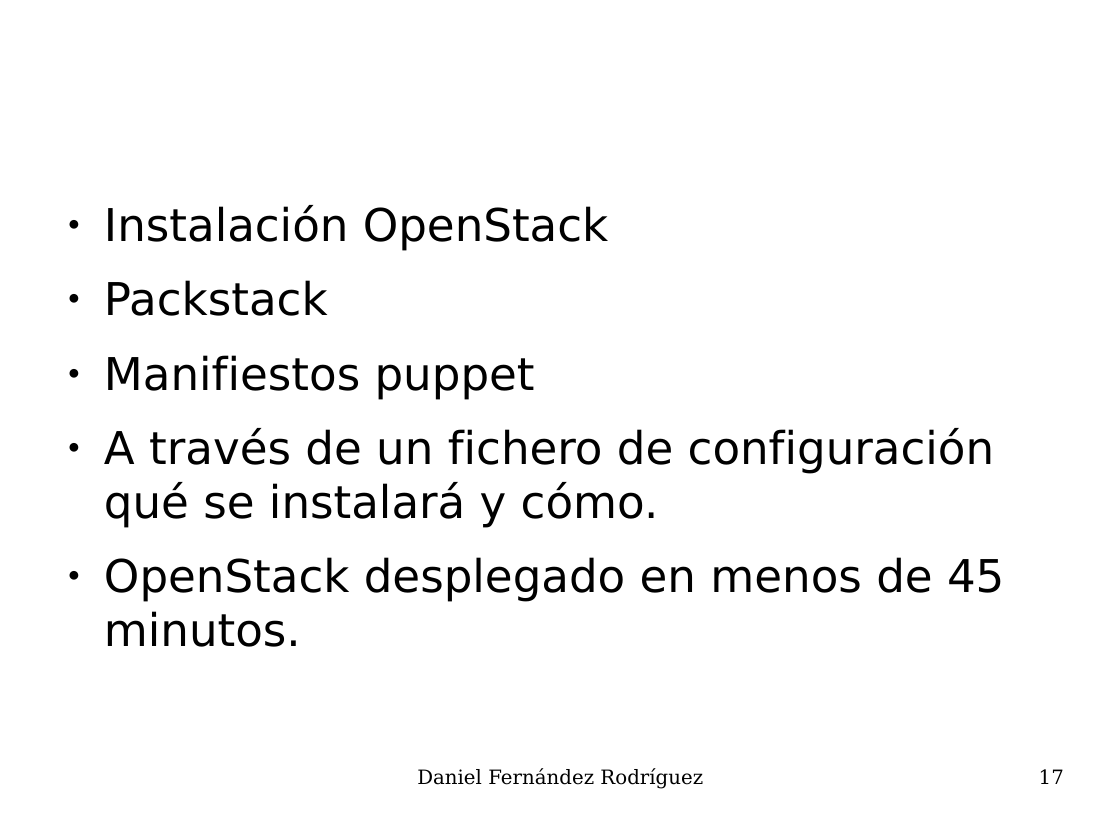
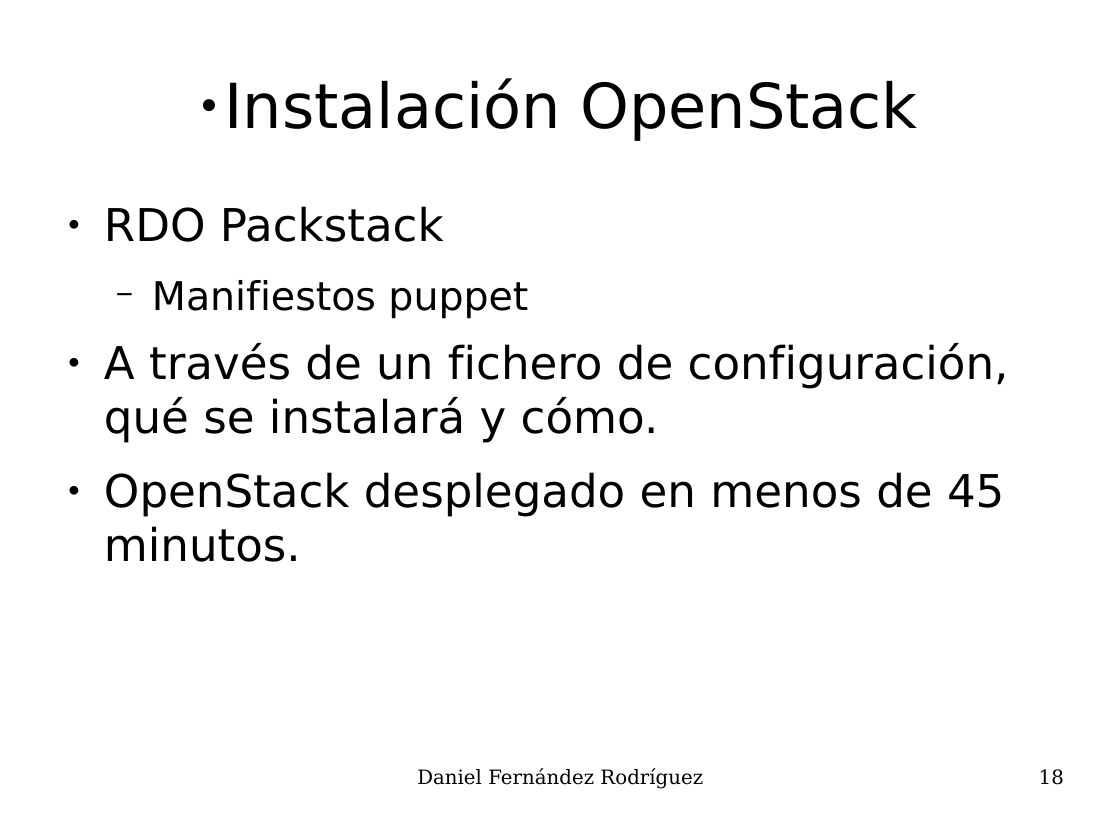
Before and after one commit to UO180222/tfg, a slide deck: slide 18 of docs/presentacion.odp (slide 17 before the commit). Drawn at 1120x840 pixels with LibreOffice and Linux fonts; fonts in the diff are those of the drawing. Boxes give left, top, right and bottom in pixels: in the first picture for what was removed or moved away, otherwise in the second. Text is boxed around its words. In the diff, an @@ line names an element or a change of style, - is before the commit and + after.

```diff
--- a/docs/presentacion.odp
+++ b/docs/presentacion.odp
@@ title added at box(225, 78, 917, 141), 44 pt, text #000000 @@
+● Instalación OpenStack
@@ text at box(104, 206, 444, 242): text changed @@
-● Instalación OpenStack
-● Packstack
+● RDO Packstack
@@ text at box(152, 280, 528, 319): size 32 to 28 pt in "Manifiestos puppet"; bullet ● to −; list level 1 to 2 in "Manifiestos puppet" @@
@@ text at box(104, 343, 1009, 443): text changed @@
-● A través de un fichero de configuración qué se instalará y cómo.
+● A través de un fichero de configuración, qué se instalará y cómo.
@@ page number at box(1039, 769, 1064, 785): text changed @@
-17
+18
```
Also in this commit, not shown: 14 other slides changed, 3 slides added, 44 other files.
